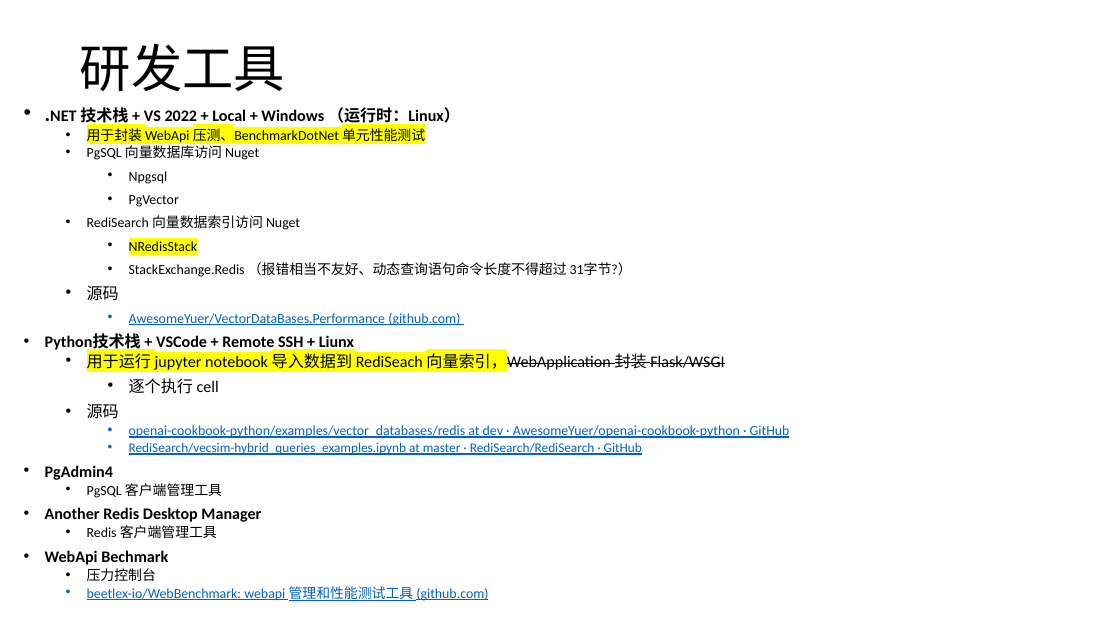
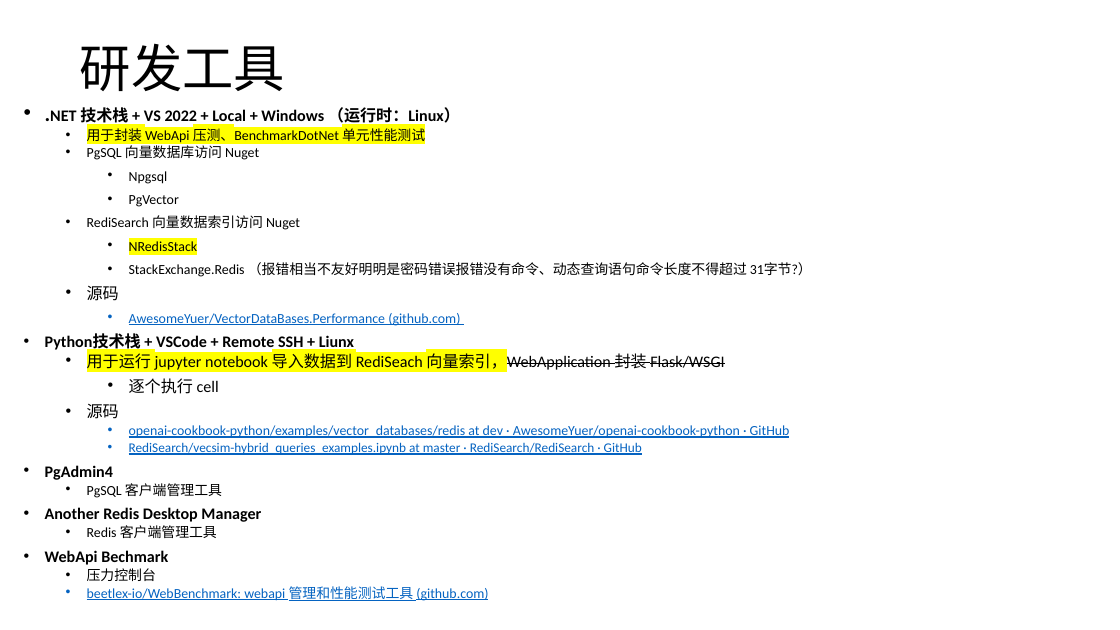
Before and after one commit to AwesomeYuer/PostgreSQL.PgVector.Performance, a slide deck: slide 8 of Vector.DataBases.And.Performance.Awesome.Yuer.pptx. Drawn at 1120x630 pixels with LibreOffice and Linux fonts; fonts in the diff are those of the drawing. Boxes give left, top, right and bottom in pixels: in the first picture for what was removed or moved away, otherwise in the second. Text is boxed around its words. In the diff, an @@ line names an element or a change of style, - is before the commit and + after.

```diff
--- a/Vector.DataBases.And.Performance.Awesome.Yuer.pptx
+++ b/Vector.DataBases.And.Performance.Awesome.Yuer.pptx
@@ text at <box>129,262,812,277</box>: text changed @@
-      • StackExchange.Redis （报错相当不友好、动态查询语句命令长度不得超过 31字节?）
+      • StackExchange.Redis （报错相当不友好明明是密码错误报错没有命令、动态查询语句命令长度不得超过 31字节?）
```
Also in this commit, not shown: 2 other files.
